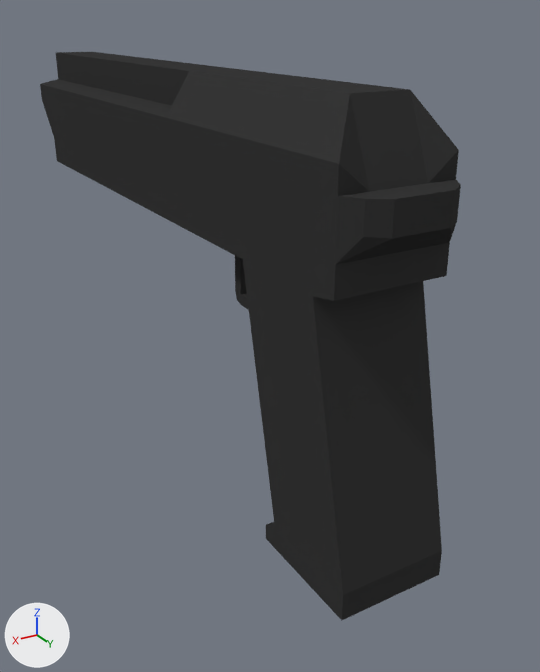
What one commit did to the Blender file Models/Deagle.blend.
Rendered twice from a 50 mm camera at (0.196, 0.242, 0.258) aimed at (-0.027, -0.13, 0.072). The axes (+X, +Y, +Z) are drawn at lower left. The lights are the same throughout.

Script lines for the objects in view, before the commit:
```python
me_deagle = bpy.data.meshes.new('Deagle')
me_deagle.from_pydata(...)  # 62 vertices, 44 faces; spans x 0.0..0.03, y 0.0..0.195, z -0.03..0.372
me_deagle.materials.append(mat_metalblack)  # black #383838
# before: 40 (0.0, 0.153, -0.015), 41 (0.03, 0.153, -0.015), 42 (0.0, 0.168, -0.015), 43 (0.03, 0.168, -0.015), 46 (0.0, 0.168, -0.015)
# before: 47 (0.0, 0.195, -0.015), 50 (0.015, 0.168, -0.015), 51 (0.015, 0.195, -0.015)
me_slide = bpy.data.meshes.new('Slide')
me_slide.from_pydata(...)  # 35 vertices, 32 faces; spans x 0.0..0.03, y 0.168..0.23, z -0.03..0.39
me_slide.materials.append(mat_metalblack)  # black #383838
ob_deagle = bpy.data.objects.new('Deagle', me_deagle)
ob_deagle.location = (0.0, 0.0, 0.0)
ob_deagle.rotation_euler = (1.571, 0.0, 0.0)  # degrees (90, 0, 0)
_m = ob_deagle.modifiers.new('Mirror', 'MIRROR')
_m = ob_deagle.modifiers.new('Weld', 'WELD')
ob_slide = bpy.data.objects.new('Slide', me_slide)
ob_slide.location = (0.0, 0.0, 0.0)
ob_slide.rotation_euler = (1.571, 0.0, 0.0)  # degrees (90, 0, 0)
_m = ob_slide.modifiers.new('Mirror', 'MIRROR')
_m = ob_slide.modifiers.new('Weld', 'WELD')
```
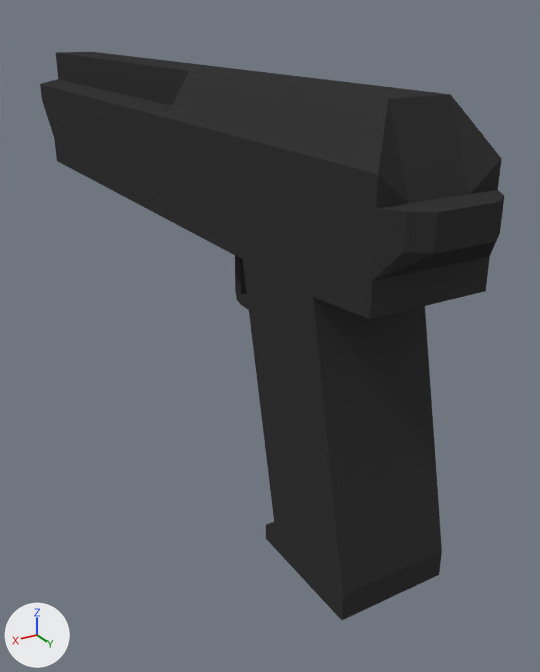
Edits to the scene script, one JSON object a line:
```json
{"block": "me_deagle", "where": "me_deagle.from_pydata(...)  # 62 vertices, 44 faces; spans x 0.0..0.03, y 0.0..0.195, z -0.03..0.372"}
{"block": "me_deagle", "where": "# used by ob_deagle; location = (0.0, 0.0, 0.0); rotation_euler = (1.571, 0.0, 0.0), in degrees (90, 0, 0)"}
{"block": "me_deagle", "change": "me_deagle part 1"}
{"op": "add", "block": "me_deagle", "code": "for i in [*range(40, 44), 46, 47, 50, 51]: me_deagle.vertices[i].co += Vector((0.0, 0.0, -0.023))"}
{"block": "me_slide", "where": "me_slide.from_pydata(...)  # 35 vertices, 32 faces; spans x 0.0..0.03, y 0.168..0.23, z -0.03..0.39"}
{"block": "me_slide", "where": "# used by ob_slide; location = (0.0, 0.0, 0.0); rotation_euler = (1.571, 0.0, 0.0), in degrees (90, 0, 0)"}
{"block": "me_slide", "change": "me_slide part 2: all 16 vertices in x 0.0..0.03, y 0.168..0.23, z -0.03..0.0 are moved by (0.0, 0.0, -0.023)"}
```

Pixel boxes [x1, y1, x2, y2] of what changed, in the pictures (540 x 672 px; the box of a moved part takes in the faces that stretch with it):
```json
{"object": "Deagle", "change": "reshaped", "before": [54, 138, 450, 620], "after": [54, 138, 490, 620], "on screen": "10% wider"}
{"object": "Slide", "change": "reshaped", "before": [40, 52, 461, 265], "after": [40, 52, 504, 281], "on screen": "10% wider, 7% taller"}
{"part": 1, "of": "me_deagle", "change": "moved or reshaped", "before": [313, 243, 450, 301], "after": [313, 255, 490, 319]}
{"part": 2, "of": "me_slide", "change": "moved or reshaped", "before": [335, 89, 461, 265], "after": [335, 89, 504, 270]}
```
